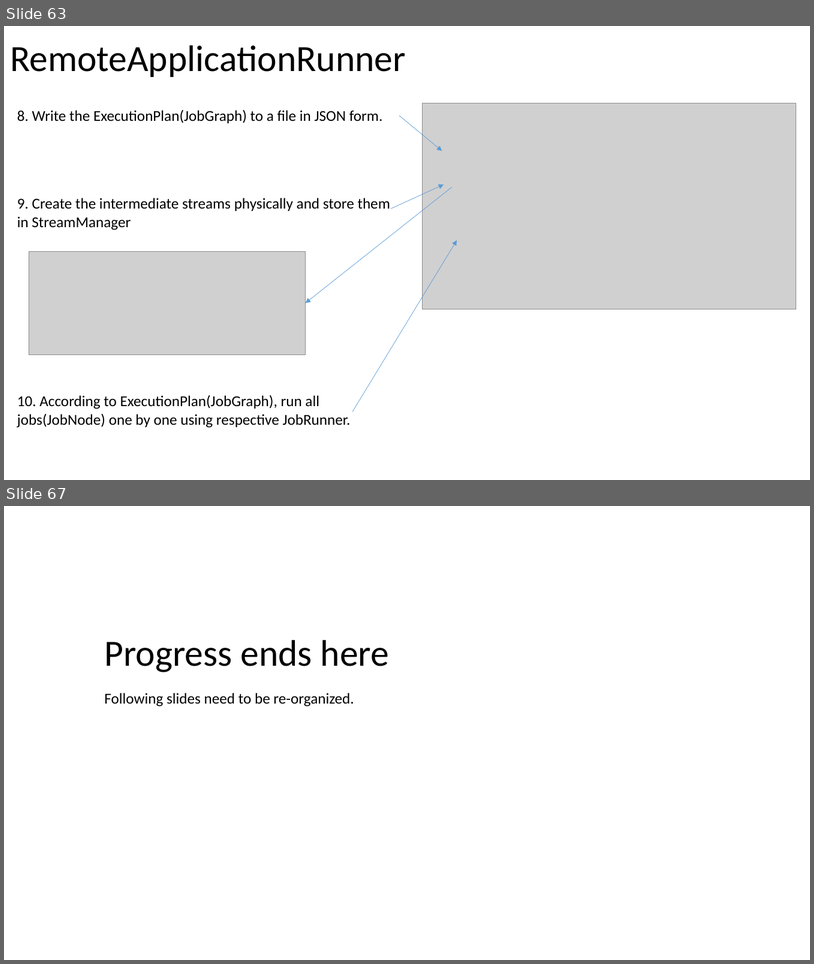
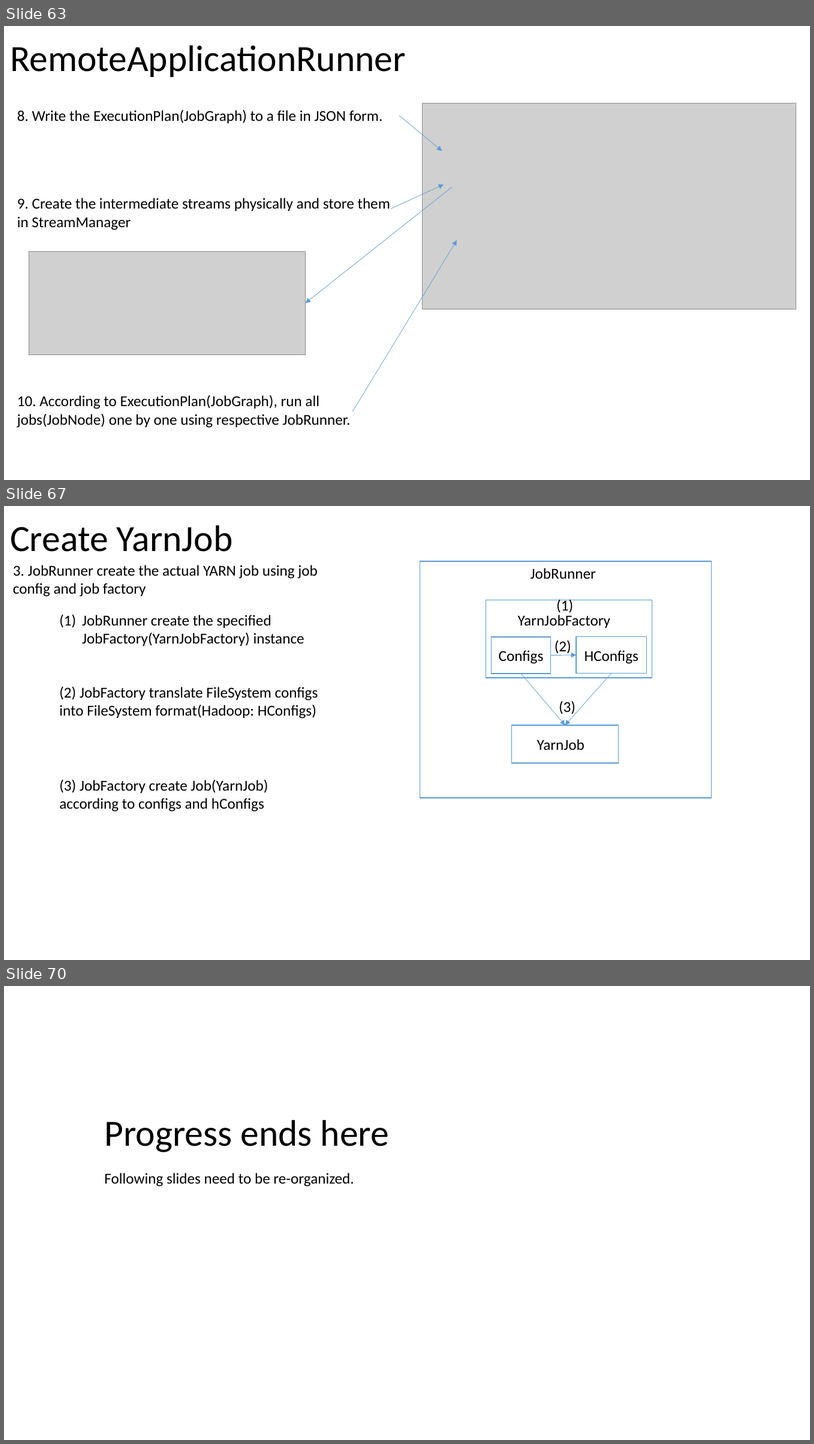
Before and after one commit to Swrrt/Samza-Documents, a slide deck: Documentation/SamzaStructure.pptx. Shown one above the other, each under a label of ours: slides 63 and 67 before the commit, slides 63, 67 and 70 after it; the slides between them are not shown. The pictures are 814x964 and 814x1444 pixels, drawn with LibreOffice and Linux fonts; fonts in the diff are those of the drawing; grey boxes stand for pictures. Boxes give left, top, right and bottom in pixels: in the first picture for what was removed or moved away, otherwise in the second. Text is boxed around its words. In the diff, an @@ line names an element or a change of style, - is before the commit and + after.

Commit message:
YarnJob

```diff
--- a/Documentation/SamzaStructure.pptx
+++ b/Documentation/SamzaStructure.pptx
@@ slide 67 added at <box>4,506,810,960</box>, background #FFFFFF @@
@@ title added at <box>10,525,233,552</box>, 44 pt, text #000000 @@
+Create YarnJob
@@ text added at <box>13,565,318,597</box>, 18 pt, text #000000 @@
+3. JobRunner create the actual YARN job using job config and job factory
@@ rectangle added at <box>420,561,713,798</box>, fill #FFFFFF, outline #5B9BD5 1 pt @@
@@ text added at <box>531,568,596,579</box>, 18 pt, text #000000 @@
+JobRunner
@@ rectangle added at <box>486,600,653,678</box>, fill #FFFFFF, outline #5B9BD5 1 pt @@
@@ text added at <box>557,599,573,613</box>, 18 pt, text #000000 @@
+(1)
@@ text added at <box>82,615,305,646</box>, 18 pt, text #000000 @@
+(1) JobRunner create the specified JobFactory(YarnJobFactory) instance
@@ text added at <box>518,615,611,628</box>, 18 pt, text #000000 @@
+YarnJobFactory
@@ rectangle added at <box>492,637,551,673</box>, fill #FFFFFF, outline #5B9BD5 1 pt, 18 pt, text #000000 @@
+Configs
@@ text added at <box>555,640,572,655</box>, 18 pt, text #000000 @@
+(2)
@@ rectangle added at <box>576,637,647,673</box>, fill #FFFFFF, outline #5B9BD5 1 pt, 18 pt, text #000000 @@
+HConfigs
@@ arrow added from (551, 655) to (576, 655), #5B9BD5 0.5 pt @@
@@ arrow added from (521, 673) to (566, 725), #5B9BD5 0.5 pt @@
@@ arrow added from (612, 673) to (566, 725), #5B9BD5 0.5 pt @@
@@ text added at <box>59,686,318,718</box>, 18 pt, text #000000 @@
+(2) JobFactory translate FileSystem configs into FileSystem format(Hadoop: HConfigs)
@@ text added at <box>559,700,576,715</box>, 18 pt, text #000000 @@
+(3)
@@ rectangle added at <box>512,725,618,763</box>, fill #FFFFFF, outline #5B9BD5 1 pt @@
@@ text added at <box>537,739,585,750</box>, 18 pt, text #000000 @@
+YarnJob
@@ text added at <box>59,779,268,811</box>, 18 pt, text #000000 @@
+(3) JobFactory create Job(YarnJob) according to configs and hConfigs
@@ what was slide 67 is now slide 70 @@
```
Also in this commit, not shown: 32 slides changed, 2 other slides added.
